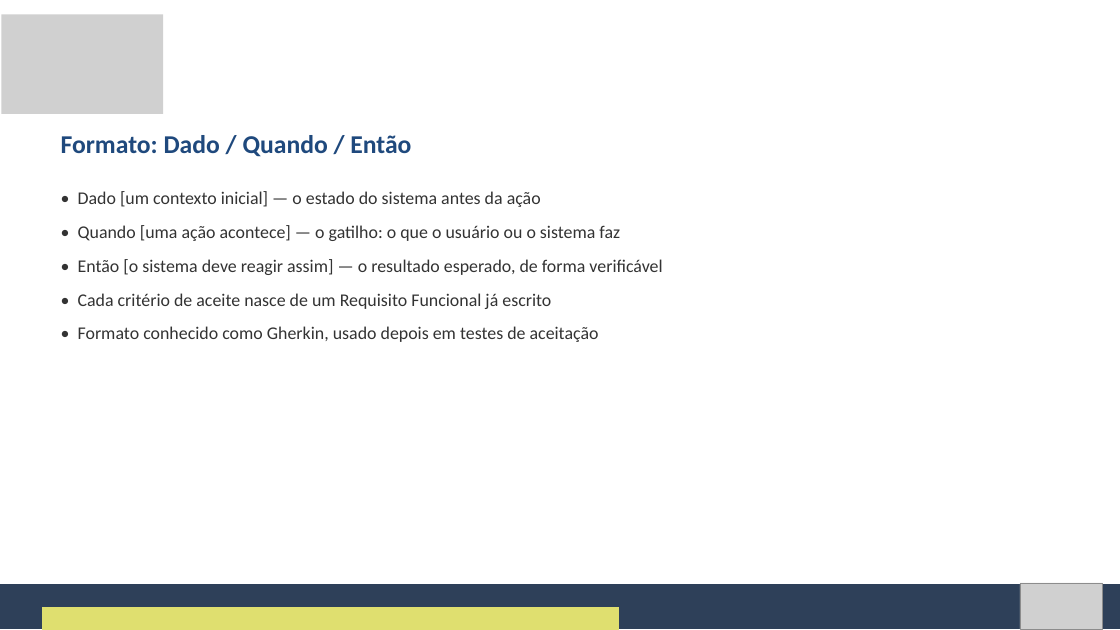
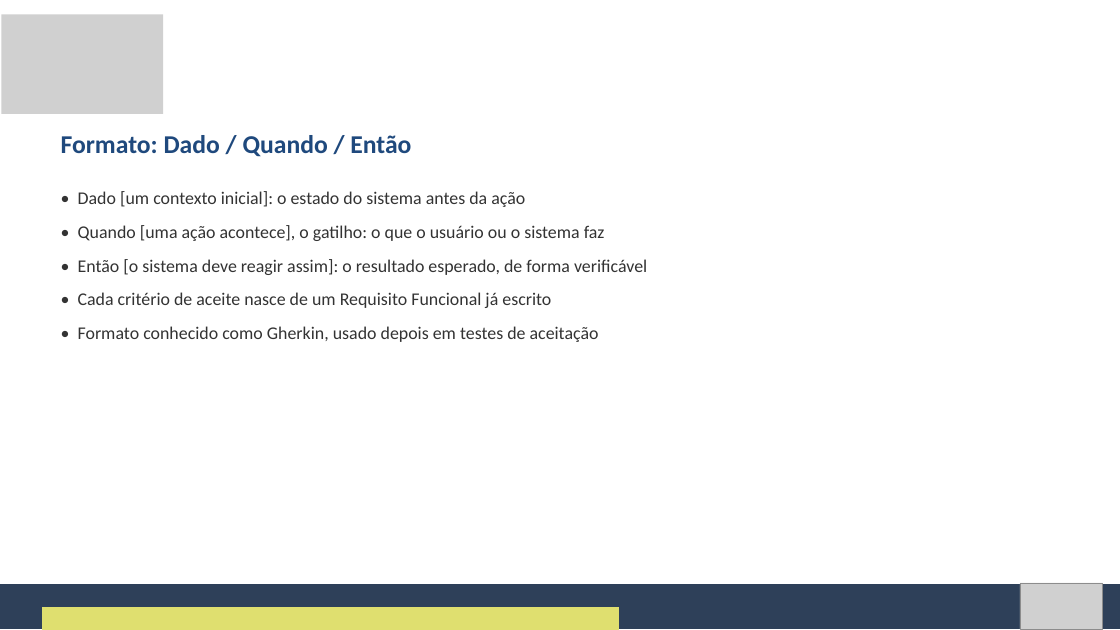
Before and after one commit to Natan20/Curso-Modelagem-De-Sistemas-Material, a slide deck: slide 34 of Aula 02 - 04-09-2026/Aula 2 - Slides.pptx. Drawn at 1120x630 pixels with LibreOffice and Linux fonts; fonts in the diff are those of the drawing; grey boxes stand for pictures. Boxes give left, top, right and bottom in pixels: in the first picture for what was removed or moved away, otherwise in the second. Text is boxed around its words. In the diff, an @@ line names an element or a change of style, - is before the commit and + after.

```diff
--- a/Aula 02 - 04-09-2026/Aula 2 - Slides.pptx
+++ b/Aula 02 - 04-09-2026/Aula 2 - Slides.pptx
@@ text at (78,191,647,275): text changed @@
-• Dado [um contexto inicial] — o estado do sistema antes da ação
-• Quando [uma ação acontece] — o gatilho: o que o usuário ou o sistema faz
-• Então [o sistema deve reagir assim] — o resultado esperado, de forma verificável
+• Dado [um contexto inicial]: o estado do sistema antes da ação
+• Quando [uma ação acontece], o gatilho: o que o usuário ou o sistema faz
+• Então [o sistema deve reagir assim]: o resultado esperado, de forma verificável
```
Also in this commit, not shown: 14 other slides changed, 2 other files.
